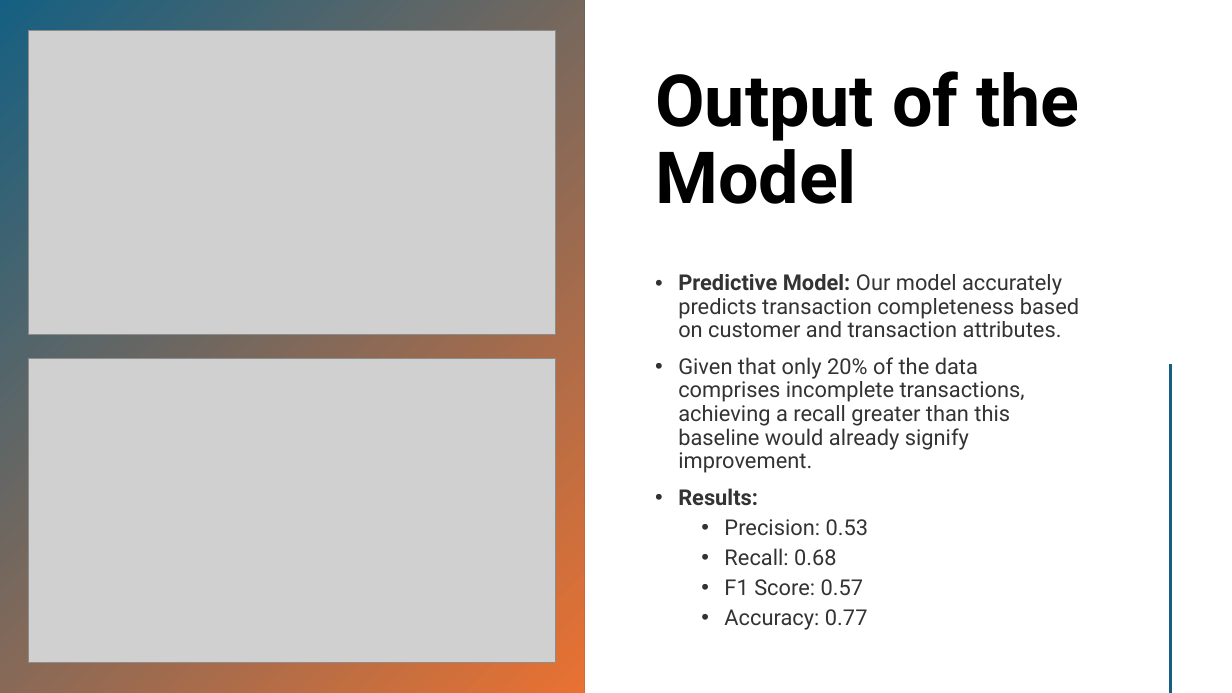
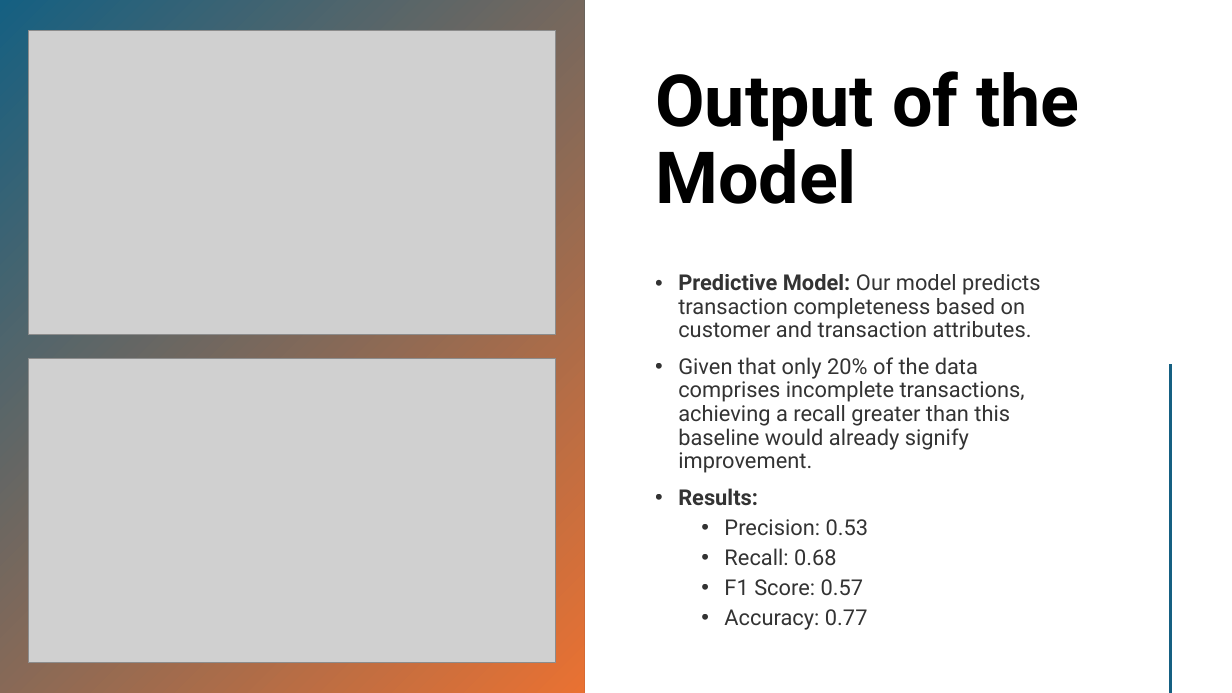
Before and after one commit to MortezaLayegh/Holland_Barret, a slide deck: slide 5 of presentation.pptx. Drawn at 1232x693 pixels with LibreOffice and Linux fonts; fonts in the diff are those of the drawing; grey boxes stand for pictures. Boxes give left, top, right and bottom in pixels: in the first picture for what was removed or moved away, otherwise in the second. Text is boxed around its words. In the diff, an @@ line names an element or a change of style, - is before the commit and + after.

```diff
--- a/presentation.pptx
+++ b/presentation.pptx
@@ text at bbox=[678, 274, 1041, 337]: text changed @@
-• Predictive Model: Our model accurately predicts transaction completeness based on customer and transaction attributes.
+• Predictive Model: Our model predicts transaction completeness based on customer and transaction attributes.
```
Also in this commit, not shown: 2 other slides changed, 1 other file.
